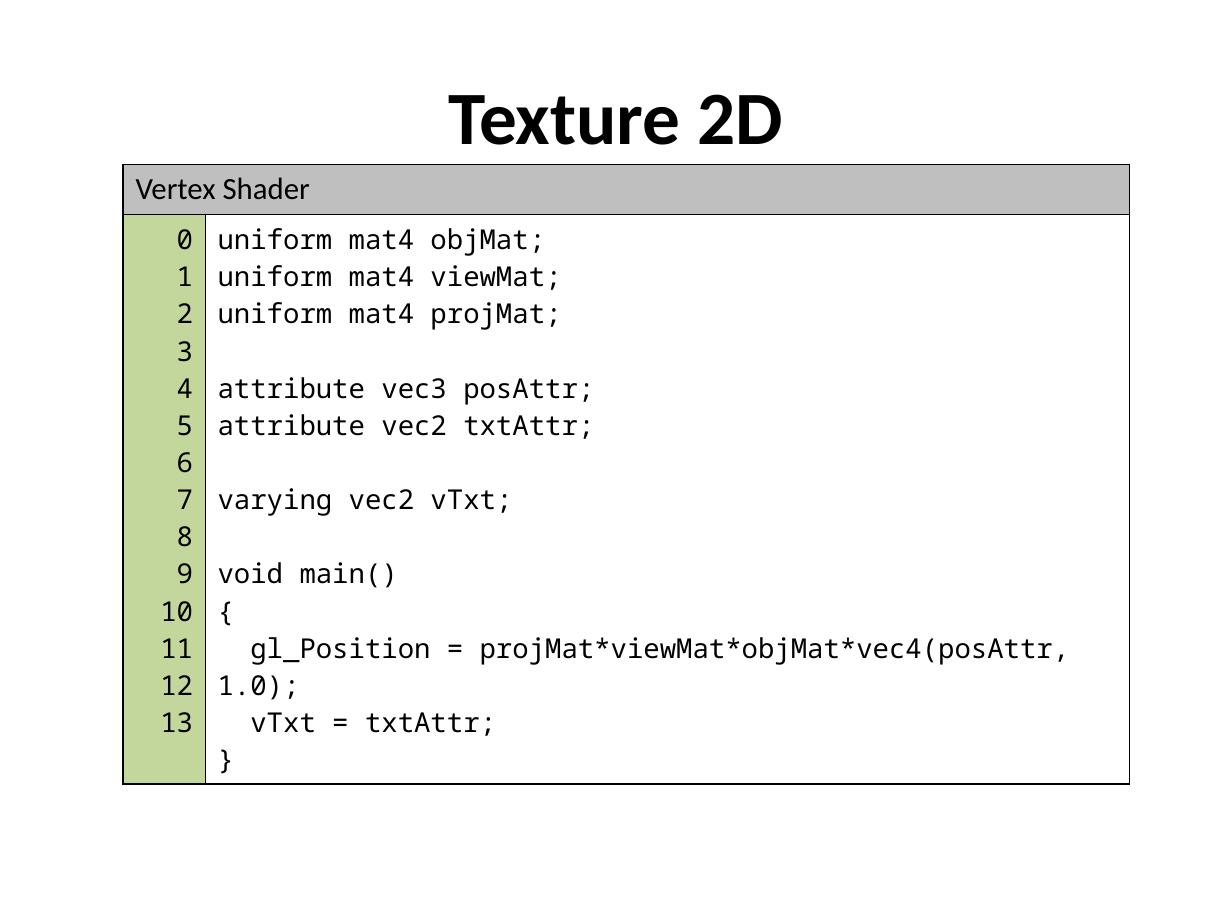
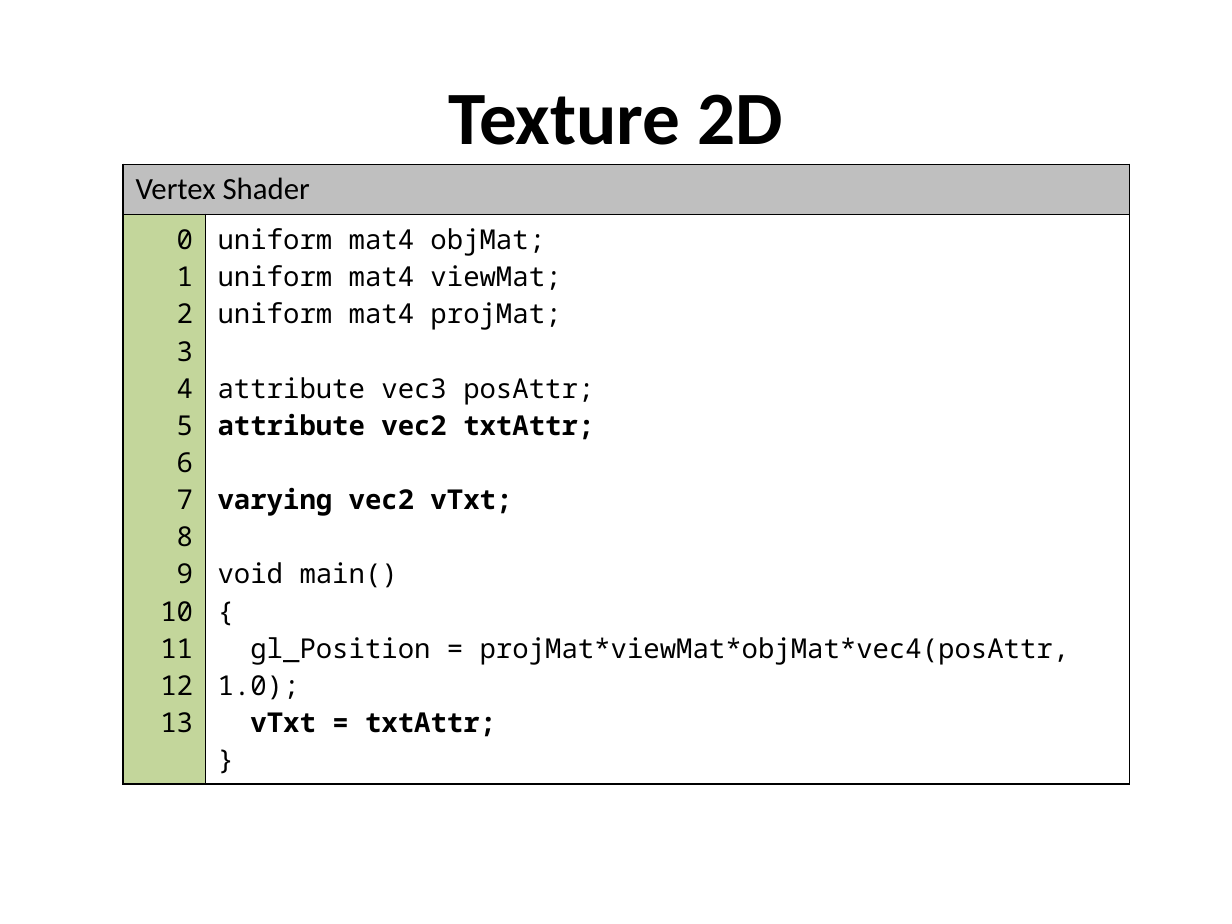
Before and after one commit to grantnelson-wf/webgl-fun, a slide deck: slide 13 of docs/Slides.pptx (slide 11 before the commit). Drawn at 1232x924 pixels with LibreOffice and Linux fonts; fonts in the diff are those of the drawing; background and template pictures are left out. Boxes give left, top, right and bottom in pixels: in the first picture for what was removed or moved away, otherwise in the second. Text is boxed around its words. In the diff, an @@ line names an element or a change of style, - is before the commit and + after.

```diff
--- a/docs/Slides.pptx
+++ b/docs/Slides.pptx
@@ table at <box>123,164,1130,741</box> @@
@@ bold on in "attribute vec2 txtAttr;", "varying vec2 vTxt;", "vTxt = txtAttr;" @@
```
Also in this commit, not shown: 17 other slides changed, 12 slides added, 3 slides removed, 1 other file.
